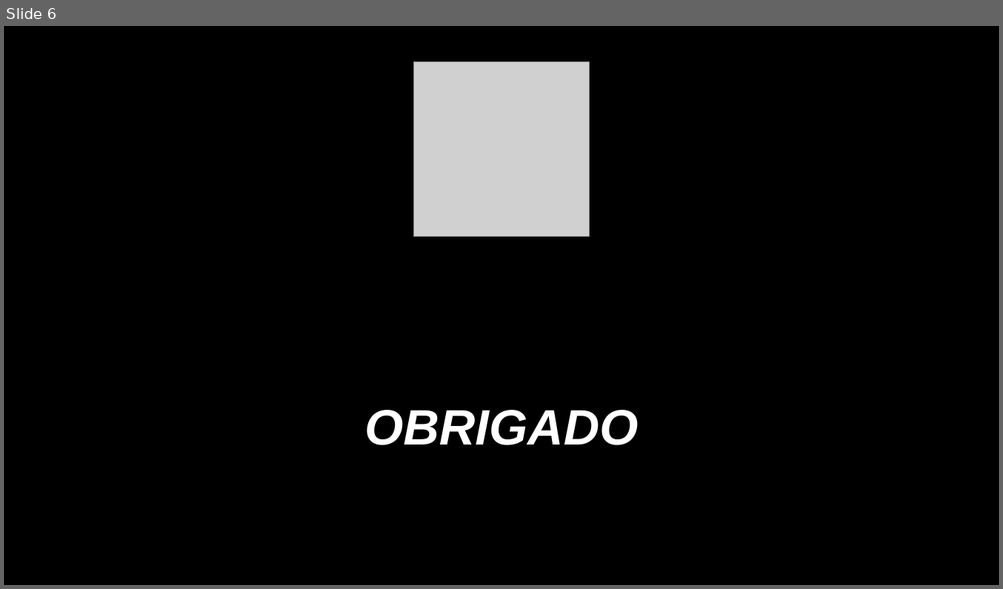
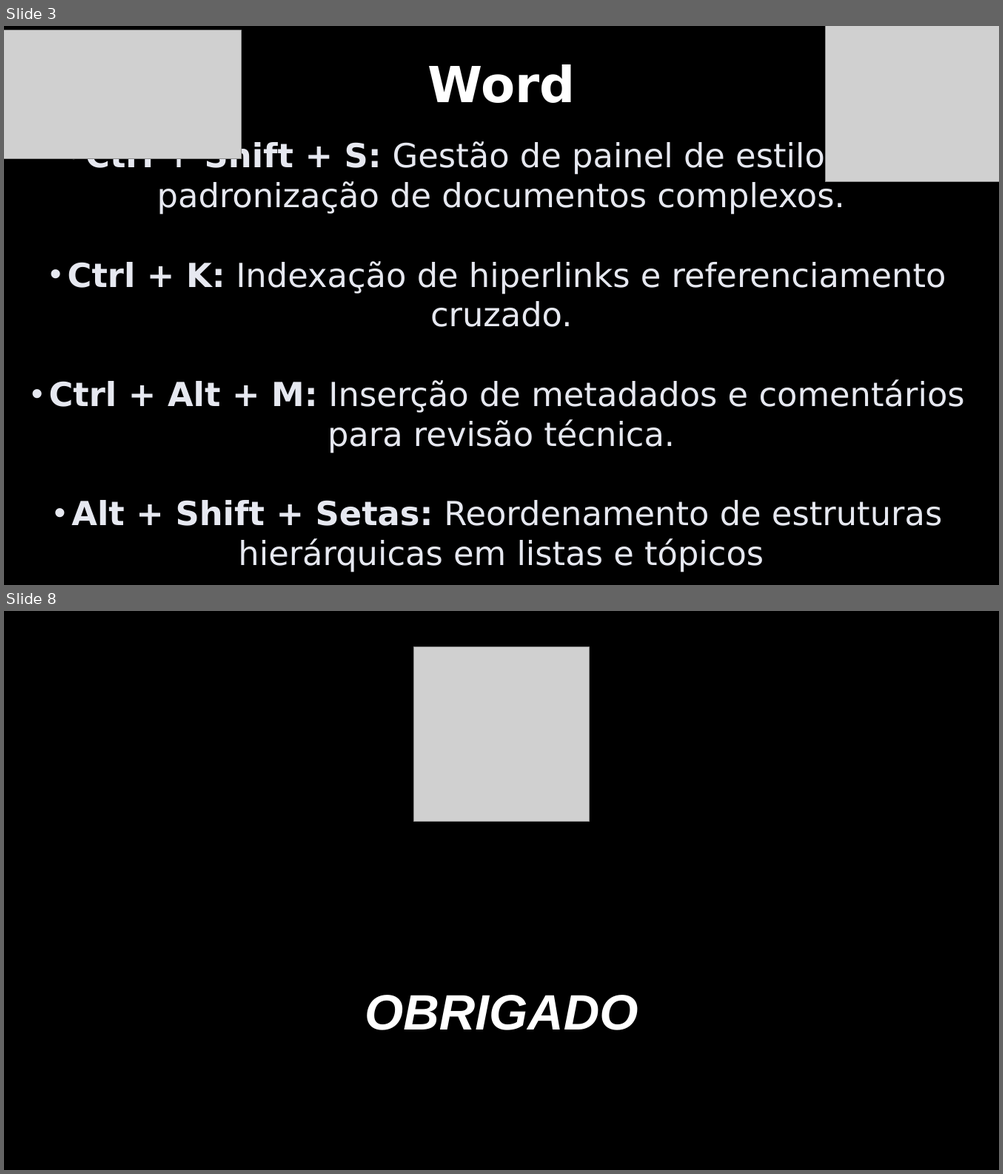
Before and after one commit to CauaReck/ptic, a slide deck: Cauã Reck Mello 1DS.pptx. Shown one above the other, each under a label of ours: slide 6 before the commit, slides 3 and 8 after it; the slides between them are not shown. The pictures are 1003x589 and 1003x1174 pixels, drawn with LibreOffice and Linux fonts; fonts in the diff are those of the drawing; grey boxes stand for pictures; background and template pictures are left out. Boxes give left, top, right and bottom in pixels: in the first picture for what was removed or moved away, otherwise in the second. Text is boxed around its words. In the diff, an @@ line names an element or a change of style, - is before the commit and + after.

```diff
--- a/Cauã Reck Mello 1DS.pptx
+++ b/Cauã Reck Mello 1DS.pptx
@@ slide 3 added at [4, 26, 999, 585], background #000000 @@
@@ picture added at [4, 30, 242, 158] @@
@@ picture added at [825, 26, 999, 182] @@
@@ text added at [427, 64, 575, 103], 48 pt, text #FFFFFF, bold @@
+Word
@@ text added at [49, 141, 965, 573], 32 pt, text #E6E8F0 @@
+• Ctrl + Shift + S: Gestão de painel de estilos para padronização de documentos complexos.
+• Ctrl + K: Indexação de hiperlinks e referenciamento cruzado.
+• Ctrl + Alt + M: Inserção de metadados e comentários para revisão técnica.
+• Alt + Shift + Setas: Reordenamento de estruturas hierárquicas em listas e tópicos
@@ what was slide 6 is now slide 8 @@
```
Also in this commit, not shown: 1 slide changed, 5 other slides added, 4 slides removed.
